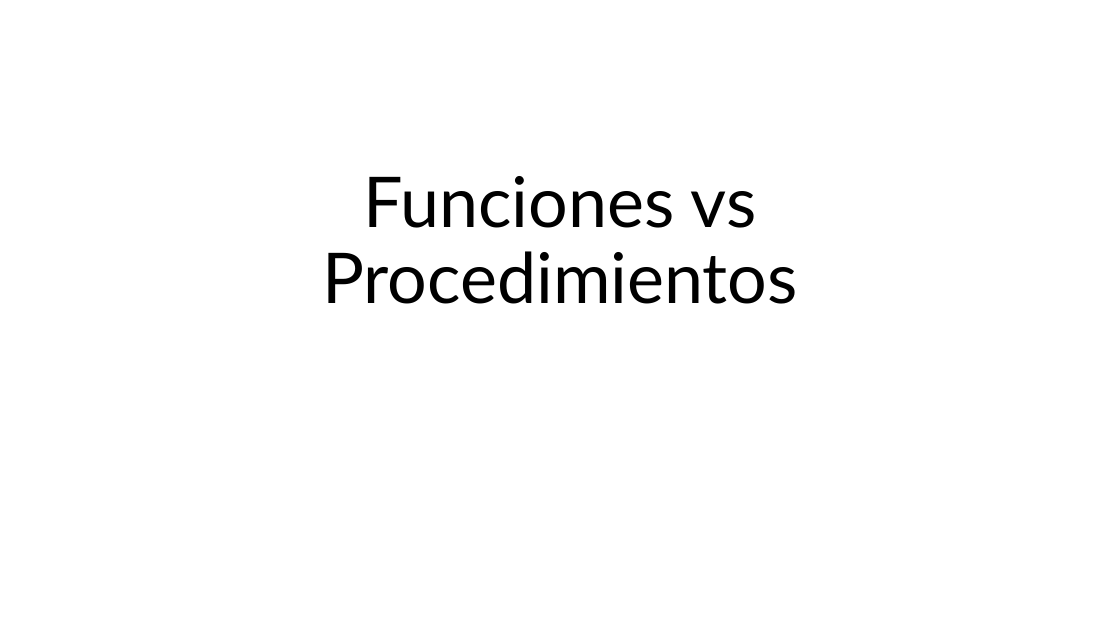
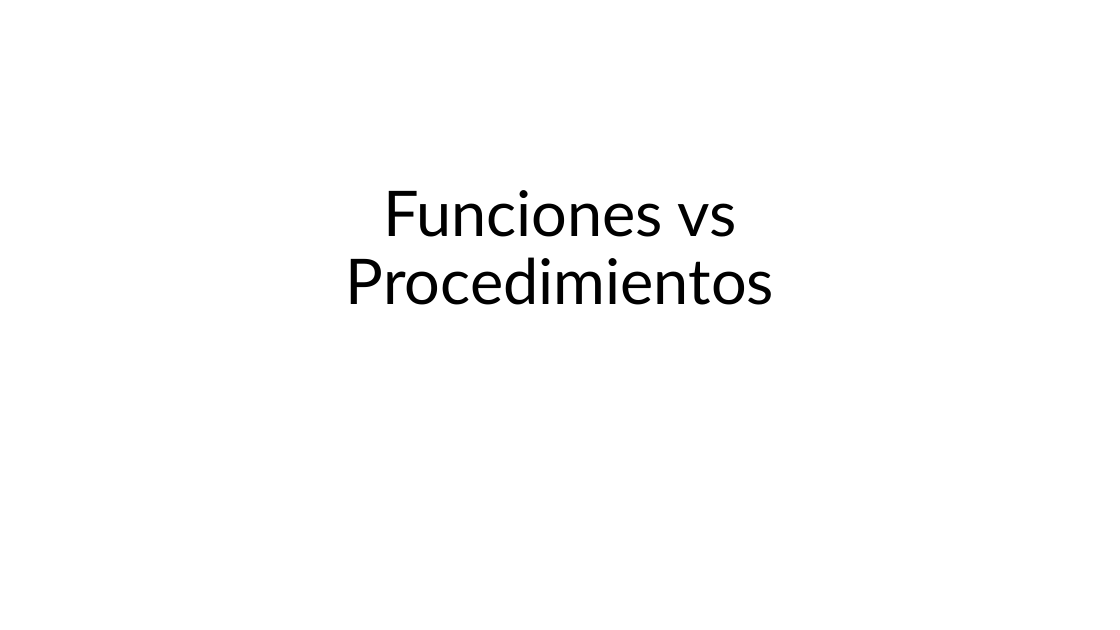
Before and after one commit to abelcondear/course, a slide deck: slide 2 of presentacion-curso.pptx. Drawn at 1120x630 pixels with LibreOffice and Linux fonts; fonts in the diff are those of the drawing. Boxes give left, top, right and bottom in pixels: in the first picture for what was removed or moved away, otherwise in the second. Text is boxed around its words. In the diff, an @@ line names an element or a change of style, - is before the commit and + after.

```diff
--- a/presentacion-curso.pptx
+++ b/presentacion-curso.pptx
@@ title "Funciones vs Procedimientos": place and size @@
-title "Funciones vs Procedimientos" at bbox=[322, 176, 798, 304]
+title "Funciones vs Procedimientos" at bbox=[346, 190, 774, 305]
@@ title "Funciones vs Procedimientos" at bbox=[346, 190, 774, 305]: size 60 to 54 pt @@
```
Also in this commit, not shown: 48 other slides changed, 3 other files.
